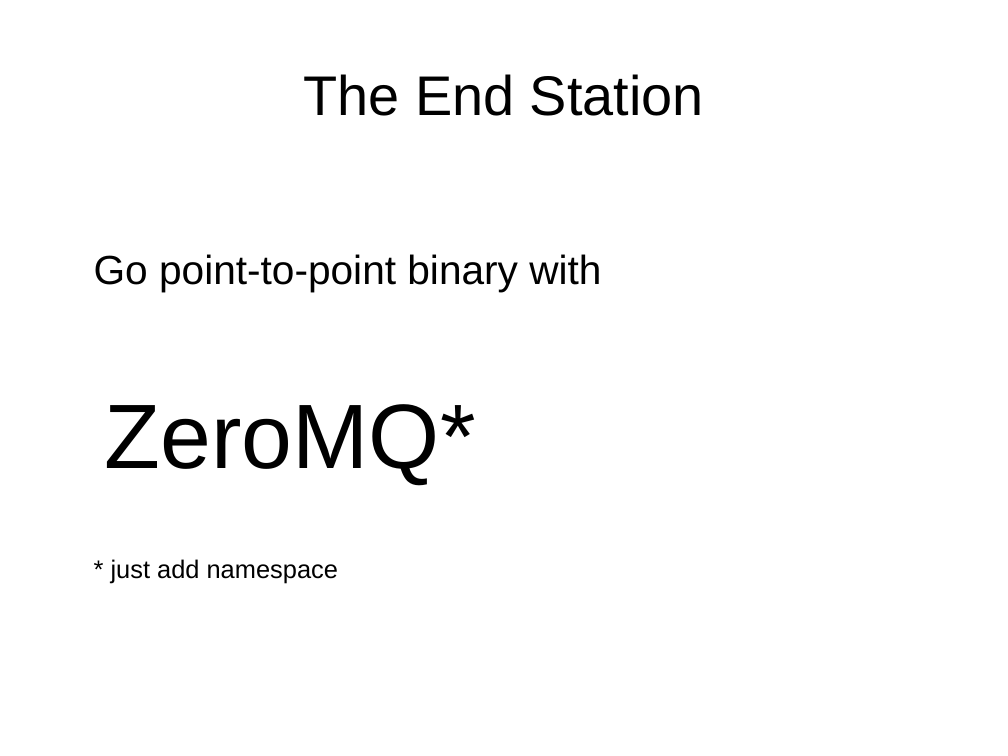
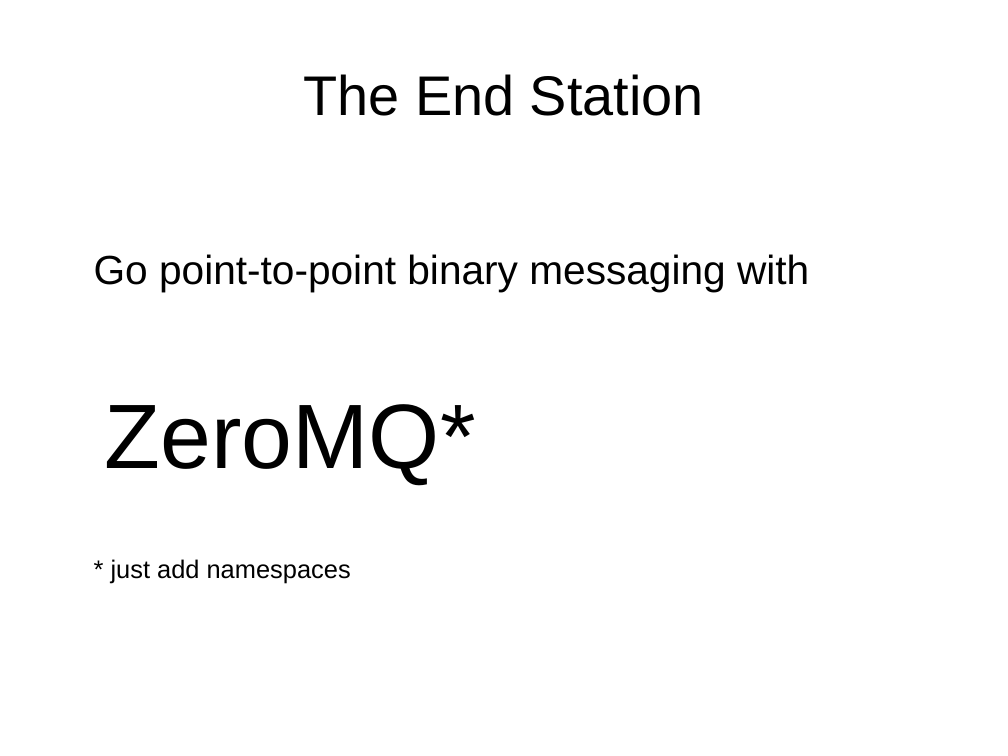
Before and after one commit to fillefrans/pi, a slide deck: slide 31 of doc/tech-presentation-sep-2013.odp. Drawn at 1008x756 pixels with LibreOffice and Linux fonts; fonts in the diff are those of the drawing. Boxes give left, top, right and bottom in pixels: in the first picture for what was removed or moved away, otherwise in the second. Text is boxed around its words. In the diff, an @@ line names an element or a change of style, - is before the commit and + after.

```diff
--- a/doc/tech-presentation-sep-2013.odp
+++ b/doc/tech-presentation-sep-2013.odp
@@ text at [94, 254, 809, 292]: text changed @@
-Go point-to-point binary with
+Go point-to-point binary messaging with
@@ text at [111, 559, 351, 584]: text changed @@
-* just add namespace
+* just add namespaces
```
Also in this commit, not shown: 13 other slides changed, 2 slides added, 3 slides removed, 14 other files.
